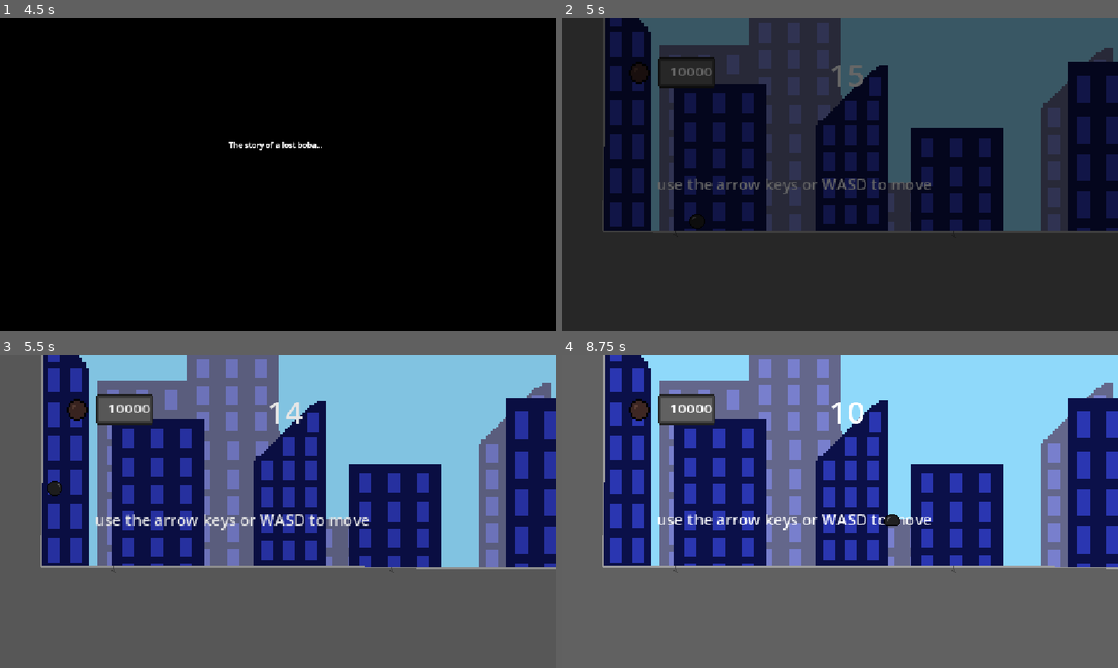
Above: before the commit, frames 1-4 (two rows, left to right).
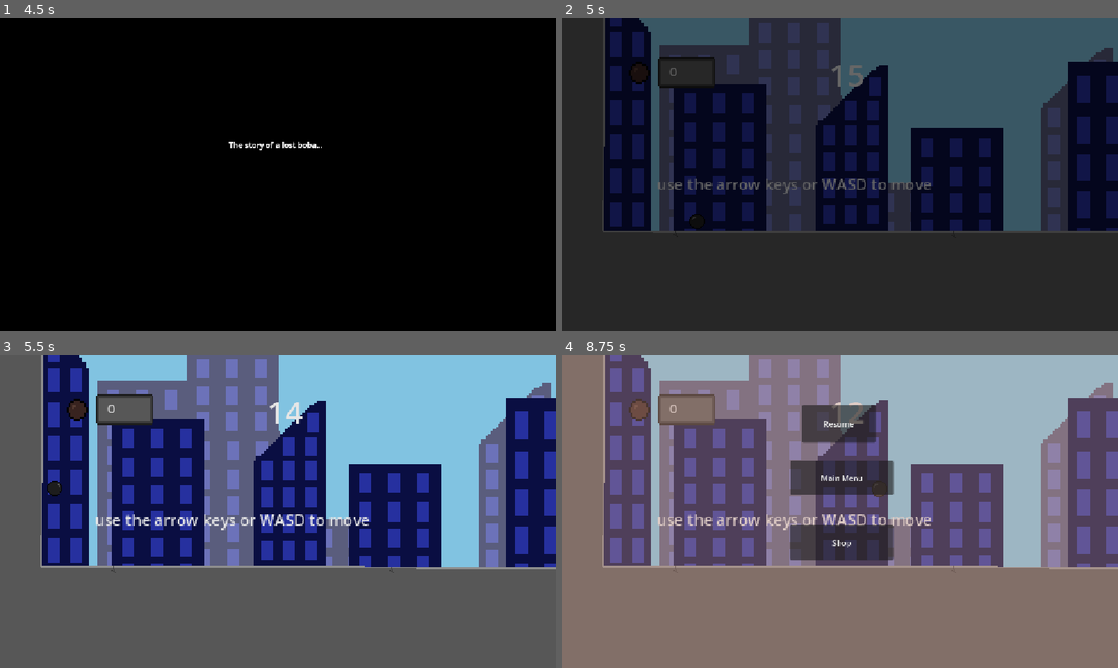
Above: after the commit, the same moments.

Repository: Adi-Ari-17/tapioca-run
Game: Godot game, scene res://scenes/main.tscn
The game is run twice, just before and just after one commit, with the same random seed, the same clock (stepped at 60 frames per second) and the same inputs.
Inputs:
- Up to frame 1 (4.5 s): click "Shop" at 0.5 s; click "Start Game" at 1.25 s; click "Start Game" at 2 s; click "credits" at 2.75 s; hold Right (right) from 3.53 s (still down); tap I (interact) at 3.6, 4.35 s; tap Up (up) at 3.77 s
- Up to frame 2 (5 s): keep holding Right (right); tap Up (up) at 4.52 s
- Up to frame 3 (5.5 s): release Right (right) at 5.03 s; hold Left (left) from 5.03 s (still down); tap I (interact) at 5.1 s
- Up to frame 4 (8.75 s): release Left (left) at 5.78 s; hold Right (right) 5.78-7.28 s; tap I (interact) every 0.75 s from 5.85 to 8.1 s; tap Up (up) at 6.02, 6.77, 7.52 s; tap Escape (pause, bound only after the commit) at 7.15 s; hold Left (left) 7.28-8.03 s; hold Right (right) from 8.03 s (still down)

Frame 1 is identical in both runs. In frame 2, less than 0.1% of the frame differs, in the area x 19-27%, y 16-19%; in frame 3, 0.1%; in frame 4, 99%, in the area x 0-100%, y 0-100%.

Commit message:
pausemenu

Diff:
--- a/tapioca-run/project.godot
+++ b/tapioca-run/project.godot
@@ -60,6 +60,11 @@
 "events": [Object(InputEventKey,"resource_local_to_scene":false,"resource_name":"","device":-1,"window_id":0,"alt_press …(192 unchanged characters)…
 ]
 }
+pause={
+"deadzone": 0.2,
+"events": [Object(InputEventKey,"resource_local_to_scene":false,"resource_name":"","device":-1,"window_id":0,"alt_pressed":false,"shift_pressed":false,"ctrl_pressed":false,"meta_pressed":false,"pressed":false,"keycode":0,"physical_keycode":4194305,"key_label":0,"unicode":0,"location":0,"echo":false,"script":null)
+]
+}
 
 [physics]
 
--- /dev/null
+++ b/tapioca-run/scenes/PauseMenu.tscn
@@ -0,0 +1,46 @@
+[gd_scene format=3 uid="uid://bpcy14gksxigi"]
+
+[ext_resource type="Script" uid="uid://7ikdiy8tvje4" path="res://scenes/pause_menu.gd" id="1_jvnd5"]
+
+[node name="PauseMenu" type="CanvasLayer" unique_id=166030971]
+script = ExtResource("1_jvnd5")
+
+[node name="ColorRect" type="ColorRect" parent="." unique_id=801312467]
+modulate = Color(1, 1, 1, 0.40784314)
+z_index = 50
+anchors_preset = 15
+anchor_right = 1.0
+anchor_bottom = 1.0
+grow_horizontal = 2
+grow_vertical = 2
+mouse_filter = 1
+color = Color(0.69409156, 0.5130105, 0.44803417, 1)
+
+[node name="menu" type="Button" parent="." unique_id=502087789]
+z_index = 50
+offset_left = 474.0
+offset_top = 219.0
+offset_right = 687.0
+offset_bottom = 290.0
+text = "Main Menu"
+
+[node name="shop" type="Button" parent="." unique_id=688440358]
+z_index = 50
+offset_left = 473.0
+offset_top = 352.0
+offset_right = 687.0
+offset_bottom = 425.0
+text = "Shop"
+
+[node name="resume" type="Button" parent="." unique_id=2118442047]
+z_index = 50
+offset_left = 497.0
+offset_top = 104.0
+offset_right = 650.0
+offset_bottom = 181.0
+text = "Resume
+"
+
+[connection signal="pressed" from="menu" to="." method="_on_menu_pressed"]
+[connection signal="pressed" from="shop" to="." method="_on_shop_pressed"]
+[connection signal="pressed" from="resume" to="." method="_on_resume_pressed"]
--- a/tapioca-run/scenes/main.tscn
+++ b/tapioca-run/scenes/main.tscn
@@ -5,6 +5,7 @@
 [ext_resource type="Script" uid="uid://x661kf0eeiky" path="res://scripts/transition_layer.gd" id="3_sugp2"]
 [ext_resource type="PackedScene" uid="uid://dacxtg0q5x3a8" path="res://scenes/hud.tscn" id="4_jyhfs"]
 [ext_resource type="PackedScene" uid="uid://5ehdhn86s5s7" path="res://scenes/countdown.tscn" id="5_tbgi4"]
+[ext_resource type="PackedScene" uid="uid://bpcy14gksxigi" path="res://scenes/PauseMenu.tscn" id="6_tefeu"]
 
 [sub_resource type="Animation" id="Animation_sugp2"]
 length = 0.001
@@ -193,5 +194,9 @@
 
 [node name="countdown" parent="GUI" unique_id=1009133850 instance=ExtResource("5_tbgi4")]
 
+[node name="CanvasLayer" parent="." unique_id=166030971 instance=ExtResource("6_tefeu")]
+
 [connection signal="countstart" from="." to="GUI/countdown" method="_on_main_countstart"]
 [connection signal="shop_load" from="GUI/countdown" to="." method="shop_load"]
+[connection signal="menu_load" from="CanvasLayer" to="." method="load_menu"]
+[connection signal="shop_load" from="CanvasLayer" to="." method="shop_load"]
--- /dev/null
+++ b/tapioca-run/scenes/pause_menu.gd
@@ -0,0 +1,35 @@
+extends CanvasLayer
+
+
+signal shop_load
+signal menu_load
+
+func _ready() -> void:
+	var tree := get_tree()
+	$ColorRect.visible = tree.paused
+	$menu.visible = tree.paused
+	$shop.visible = tree.paused
+	$resume.visible = tree.paused
+
+func _physics_process(_delta: float) -> void:
+	if Input.is_action_just_pressed("pause"):
+		toggle_pause()
+
+func toggle_pause() -> void:
+	var tree := get_tree()
+	tree.paused = not tree.paused
+	$ColorRect.visible = tree.paused
+	$menu.visible = tree.paused
+	$shop.visible = tree.paused
+	$resume.visible = tree.paused
+
+func _on_menu_pressed() -> void:
+	menu_load.emit()
+
+
+func _on_shop_pressed() -> void:
+	shop_load.emit()
+
+
+func _on_resume_pressed() -> void:
+	toggle_pause()
--- a/tapioca-run/scripts/GameManager.gd
+++ b/tapioca-run/scripts/GameManager.gd
@@ -3,7 +3,7 @@
 var controls_allowed: bool = false
 var current_level: String = "res://scenes/level_1.tscn"
 var spawn_pos: Vector2 = Vector2(0, 0)
-var coins: int = 10000
+var coins: int = 0
 var countdown: int = 0
 var count_max: int = 15
 var timecost: int = 5
Not shown, added: tapioca-run/scenes/pause_menu.gd.uid
